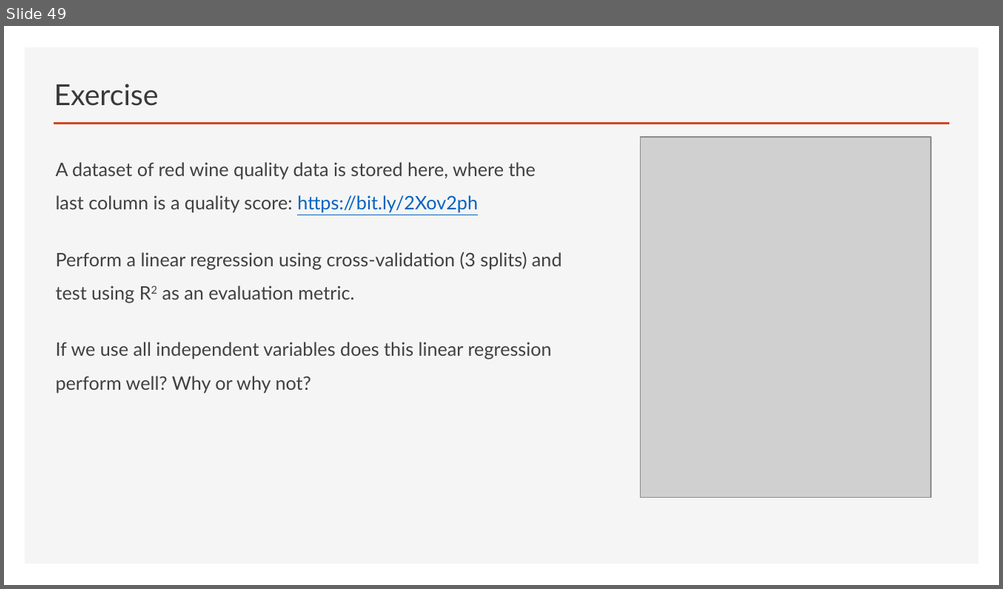
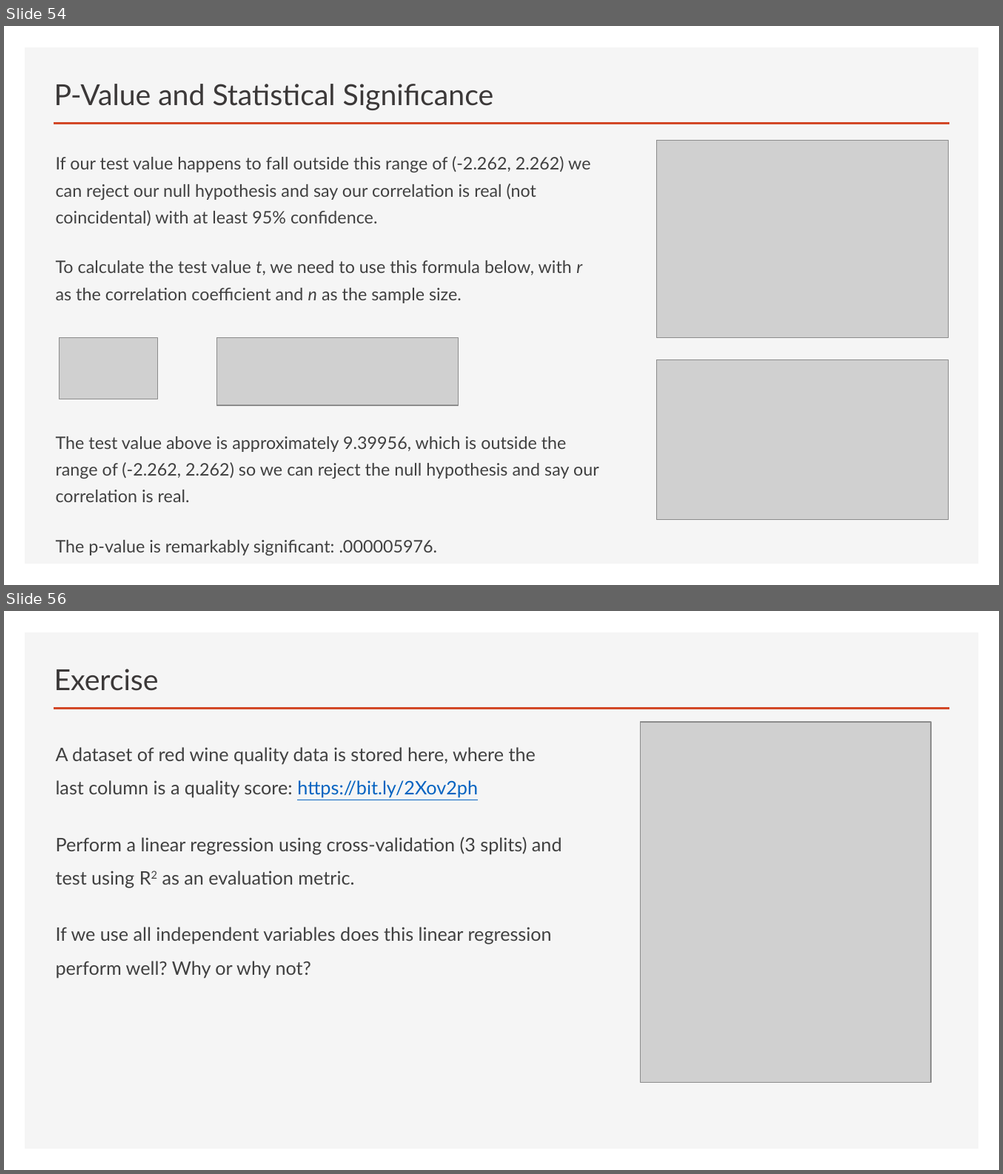
Before and after one commit to thomasnield/oreilly_math_fundamentals_data_science, a slide deck: linear_regression/math_fundamentals_linear_regression.pptx. Shown one above the other, each under a label of ours: slide 49 before the commit, slides 54 and 56 after it; the slides between them are not shown. The pictures are 1003x589 and 1003x1174 pixels, drawn with LibreOffice and Linux fonts; fonts in the diff are those of the drawing; grey boxes stand for pictures. Boxes give left, top, right and bottom in pixels: in the first picture for what was removed or moved away, otherwise in the second. Text is boxed around its words. In the diff, an @@ line names an element or a change of style, - is before the commit and + after.

```diff
--- a/linear_regression/math_fundamentals_linear_regression.pptx
+++ b/linear_regression/math_fundamentals_linear_regression.pptx
@@ slide 54 added at (4, 26, 999, 585), background #FFFFFF; not listed: 2 template elements that a slide beside it also shows @@
@@ title added at (54, 84, 494, 110), 28 pt, text #3B3838 @@
+P-Value and Statistical Significance
@@ text added at (56, 156, 599, 557), 16.6 pt, text #404040 @@
+If our test value happens to fall outside this range of (-2.262, 2.262) we can reject our null hypothesis and say our correlation is real (not coincidental) with at least 95% confidence.
+To calculate the test value t, we need to use this formula below, with r as the correlation coefficient and n as the sample size.
+The test value above is approximately 9.39956, which is outside the range of (-2.262, 2.262) so we can reject the null hypothesis and say our correlation is real.
+The p-value is remarkably significant: .000005976.
@@ picture added at (657, 140, 948, 338) @@
@@ picture added at (60, 338, 159, 399) @@
@@ picture added at (217, 338, 458, 406) @@
@@ picture added at (657, 360, 948, 520) @@
@@ what was slide 49 is now slide 56 @@
```
Also in this commit, not shown: 8 slides changed, 7 other slides added, 2 slides removed, 1 other file.
